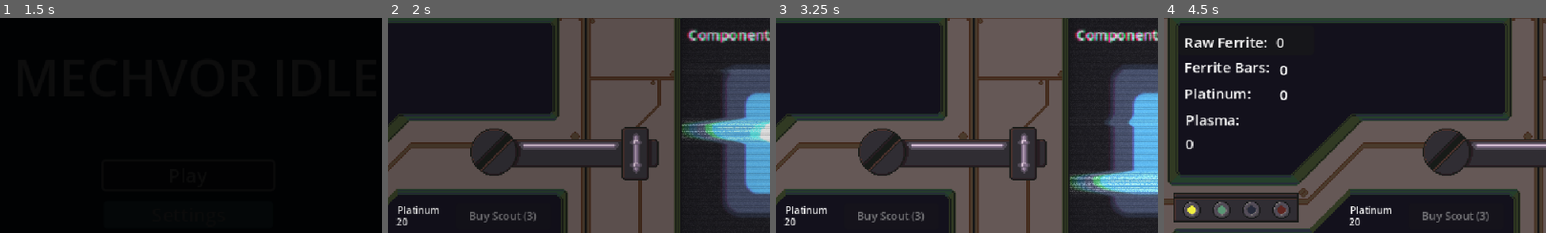
Above: before the commit, frames 1-4 (left to right).
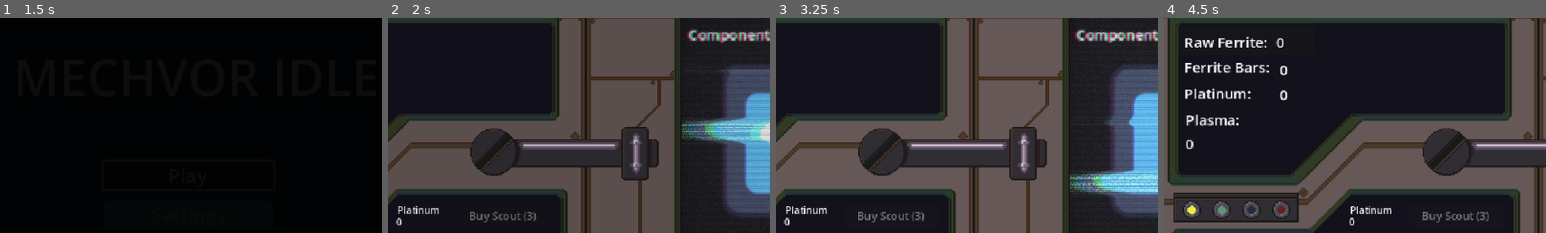
Above: after the commit, the same moments.

Repository: DennysGuy/MechvorIdle
Game: Godot game, scene res://src/scenes/MainMenu.tscn
The game is run twice, just before and just after one commit, with the same random seed, the same clock (stepped at 60 frames per second) and the same inputs. The engine's default icon, where the game draws it, is replaced by a stand-in: a white triangle on a blue panel in a dark square.
Inputs (mouse positions are % of the whole screen's width and height, from its top left):
- Up to frame 1 (1.5 s): click "Play" at 0.5 s; click "Play" at 1.25 s
- Up to frame 2 (2 s): no input
- Up to frame 3 (3.25 s): move the mouse to (72, 45) at 2.02 s; hold D (move_right) 2.03-2.75 s; click (72, 45) at 2.17 s; click "Central Hub" at 2.75 s
- Up to frame 4 (4.5 s): move the mouse to (30, 55) at 3.52 s; hold A (move_left) 3.53-4.28 s; click (30, 55) at 3.67 s; move the mouse to (60, 28) at 4.27 s; hold D (move_right) from 4.28 s (still down); click (60, 28) at 4.42 s
The pictures show only the part of the screen within x 24-74%, y 14-64%; the shares and areas given below are measured in that part.

Frame 1 is identical in both runs. In frame 2, less than 0.1% of the frame differs, in the area x 2-6%, y 92-97%; in frame 3, less than 0.1%; in frame 4, less than 0.1%.
Error in both runs: Cannot call method 'change_scene_to_file' on a null value. (res://src/scripts/Panels/main_menu.gd:19)

Commit message:
really dumb bug I fixed.

Diff:
--- a/mechvoridle/src/scenes/AsteroidArea.tscn
+++ b/mechvoridle/src/scenes/AsteroidArea.tscn
@@ -143,6 +143,8 @@
 
 [node name="DroneList" type="Node" parent="."]
 
+[node name="PlatinumDroneList" type="Node" parent="."]
+
 [node name="UFOList" type="Node" parent="."]
 
 [node name="UFOOutPosition" type="Marker2D" parent="."]
--- a/mechvoridle/src/scripts/GameManager.gd
+++ b/mechvoridle/src/scripts/GameManager.gd
@@ -59,77 +59,77 @@
 const DRONES_TO_ACTIVATE_UFO : int = 3
 
 var drones_count : int = 0
-var drones_cost : int = 100
+var drones_cost : int = 0
 var drone_level : int = 0
-var drone_base_cost : int = 200
+var drone_base_cost : int = 0
 var drone_damage : int = 1
 
 var drone_mining_speed_level : int = 0
 var drone_mining_speed : float = 0.3
-var drone_mining_speed_base_cost : int = 200
-var drone_mining_speed_cost : int = 200
+var drone_mining_speed_base_cost : int = 0
+var drone_mining_speed_cost : int = 0
 var drone_mining_speed_upgrade_interval : float = 0.1
-var drone_damage_cost : int = 100
-var drone_damage_base_cost : int = 150
-
-var platinum_drone_cost : int = 180
+var drone_damage_cost : int = 0
+var drone_damage_base_cost : int = 0
+
+var platinum_drone_cost : int = 0
 var platinum_drone_count : int = 0
-var platinum_drone_base_cost : int = 180
+var platinum_drone_base_cost : int = 0
 
 var platinum_drone_damage_level : int = 1
 var platinum_drone_damage : int = 10
-var platinum_drone_damage_cost : int = 150
-var platinum_drone_damage_base_cost : int = 150
+var platinum_drone_damage_cost : int = 0
+var platinum_drone_damage_base_cost : int = 0
 
 var platinum_drone_mining_speed : float = 0.2
-var platinum_drone_mining_speed_cost : float = 250
-var platinum_drone_mining_speed_base_cost : float = 250
+var platinum_drone_mining_speed_cost : float = 0
+var platinum_drone_mining_speed_base_cost : float = 0
 var platinum_drone_mining_speed_level : int = 0
 var platinum_drone_mining_speed_interval : float = 0.2
 
-
 var ferrite_refinery_station_purchased = false
 
 var ferrite_refinery_speed : float = 0.08
-var ferrite_refinery_speed_cost : int = 100
-var ferrite_refinery_speed_base_cost : int = 100
+var ferrite_refinery_speed_cost : int = 0
+var ferrite_refinery_speed_base_cost : int = 0
 var ferrite_refinery_speed_level : int = 0
 var ferrite_refinery_speed_upgrade_interval : float = 0.05
 
 var ferrite_refinery_output_level : int = 0
 var output_amount : int = 4
-var output_upgrade_cost : int = 300
-var output_upgrade_base_cost : int = 300
-
-var ferrite_cost : int = 8
-var ferrite_cost_platinum_cost : int = 500
-var ferrite_cost_platinum_base_cost : int = 500
+var output_upgrade_cost : int = 0
+var output_upgrade_base_cost : int = 0
+
+var ferrite_cost : int = 0
+var ferrite_cost_platinum_cost : int = 0
+var ferrite_cost_platinum_base_cost : int = 0
 
 var plasma_generator_station_purchased = false
 
 var plasma_generator_speed_level : int = 0
 var plasma_generator_speed : float = 0.1
 var plasma_generator_speed_upgrade_interval : float = 0.05
-var plasma_generator_speed_cost : int = 300
-var plasma_generator_speed_base_cost : int = 300
+var plasma_generator_speed_cost : int = 0
+var plasma_generator_speed_base_cost : int = 0
 
 var plasma_generator_output_level : int = 0
 var plasma_generator_output : int = 4
-var plasma_generator_output_cost : int = 500
-var plasma_generator_output_base_const : int = 500
+var plasma_generator_output_cost : int = 0
+var plasma_generator_output_base_const : int = 0
 var plasma_generator_output_upgrade_interval : int = 2
 
 var plasma_generator_fuel_level : int = 0
 var plasma_generator_fuel_consumption : int = 50
 var plasma_generator_fuel_consumption_upgrade_interval : int = 5
 var plasma_generator_fuel_consumption_speed : float = 0.05
-var plasma_generator_fuel_cost : int = 3000
-var plasma_generator_fuel_base_cost : int = 3000
+var plasma_generator_fuel_cost : int = 0
+var plasma_generator_fuel_base_cost : int = 0
 
 #stats page
-var recon_scout_platinum_cost : int = 20
-var recon_scout_platinum_base_cost : int = 20
-var recon_scout_ferrite_bars_cost : int = 100
+var recon_scout_platinum_cost : int = 0
+var recon_scout_platinum_base_cost : int = 0
+var recon_scout_ferrite_bars_cost : int = 0
+
 
 #mech stats
 var total_health : int = 0
--- a/mechvoridle/src/scripts/Panels/asteroid_area.gd
+++ b/mechvoridle/src/scripts/Panels/asteroid_area.gd
@@ -7,6 +7,7 @@
 @onready var asteroid_spawn_timer: Timer = $AsteroidSpawnTimer
 var asteroid_spawn_timer_length : float = 10.0
 @onready var asteroid_spawn_points: Node = $AsteroidSpawnPoints
+@onready var platinum_drone_list: Node = $PlatinumDroneList
 
 @onready var drone_list : Node = $DroneList
 @onready var ufo_in_position : Marker2D = $UFOInPosition
@@ -34,7 +35,6 @@
 
 func _process(delta : float) -> void:
 	mining_asteroid.rotation += 0.0005
-	print(ufo_spawn_timer.time_left)
 
 	if start_ufo_spawn:
 		ufo_spawn_timer.wait_time = randi_range(10,25)
@@ -46,7 +46,6 @@
 	if event is InputEventMouseButton:
 		if event.button_index == MOUSE_BUTTON_LEFT and event.pressed:
 			play_mining_sfx()
-			print("hi")
 			var mining_laser_damage : int = GameManager.mining_laser_damage
 			var true_damage : int
 			var can_crit : bool = is_crit_damage()
@@ -102,7 +101,10 @@
 	var random_x_pos : float = randf_range(-area_collision_shape.shape.get_rect().size.x+_offset, area_collision_shape.shape.get_rect().size.x-_offset)
 	var random_y_pos : float = randf_range(-area_collision_shape.shape.get_rect().size.y+_offset, area_collision_shape.shape.get_rect().size.y-_offset)
 	drone.global_position = area_collision_shape.global_position + Vector2(random_x_pos, random_y_pos)
+	drone.name = "Drone_%s" % str(Time.get_ticks_msec())
 	drone_list.add_child(drone)
+	print(drone.name)
+	print("This is drone list count: " + str(drone_list.get_children().size()))
 
 func add_platinum_drone_to_scene() -> void:
 	var area_collision_shape : CollisionShape2D = asteroid_area_2d.get_child(0)
@@ -110,7 +112,9 @@
 	var random_x_pos : float = randf_range(-area_collision_shape.shape.get_rect().size.x+_offset, area_collision_shape.shape.get_rect().size.x-_offset)
 	var random_y_pos : float = randf_range(-area_collision_shape.shape.get_rect().size.y+_offset, area_collision_shape.shape.get_rect().size.y-_offset)
 	platinum_drone.global_position = area_collision_shape.global_position + Vector2(random_x_pos, random_y_pos)
+	platinum_drone.name = "PlatinumDrone_%s" % str(Time.get_ticks_msec())
 	drone_list.add_child(platinum_drone)
+	print("This is drone list count: " + str(drone_list.get_children().size()))
 
 
 func _on_asteroid_spawn_timer_timeout() -> void:
--- a/mechvoridle/src/scripts/mining_drone.gd
+++ b/mechvoridle/src/scripts/mining_drone.gd
@@ -63,7 +63,7 @@
 		if health <= 0:
 			kill_mining_drone()
 
-	area_parent.queue_free() #we'll change to animation explode sequence
+		area_parent.queue_free() #we'll change to animation explode sequence
 
 func kill_mining_drone():
 	GameManager.drones_count -= 1
@@ -73,6 +73,7 @@
 	SignalBus.update_drone_cost.emit()
 	SignalBus.check_to_start_ufo_spawn.emit()
 	print(GameManager.total_drones_count)
+	print("HELL FUCK Im DEAD!")
 	#play animation
 	print("drone count after death"+str(GameManager.drone_count))
 	queue_free()
--- a/mechvoridle/src/scripts/platinum_mining_drone.gd
+++ b/mechvoridle/src/scripts/platinum_mining_drone.gd
@@ -52,7 +52,7 @@
 		if health <= 0:
 			kill_mining_drone()
 
-	area_parent.queue_free() #we'll change to animation explode sequence
+		area_parent.queue_free() #we'll change to animation explode sequence
 
 func kill_mining_drone():
 	GameManager.platinum_drone_count -= 1
